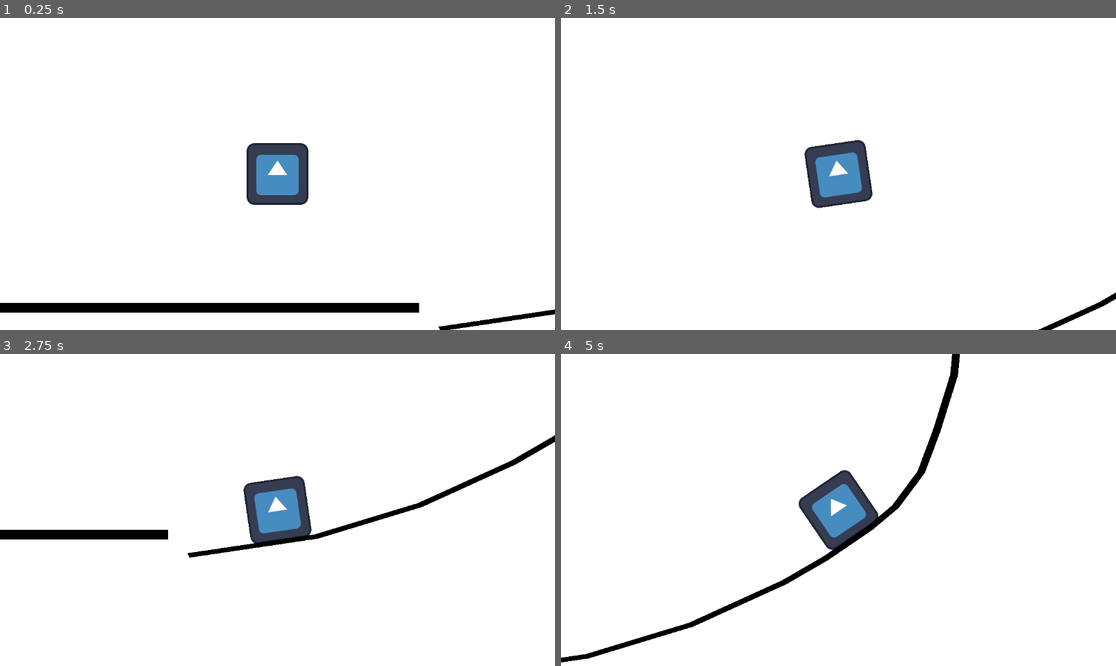
Above: before the commit, frames 1-4 (two rows, left to right).
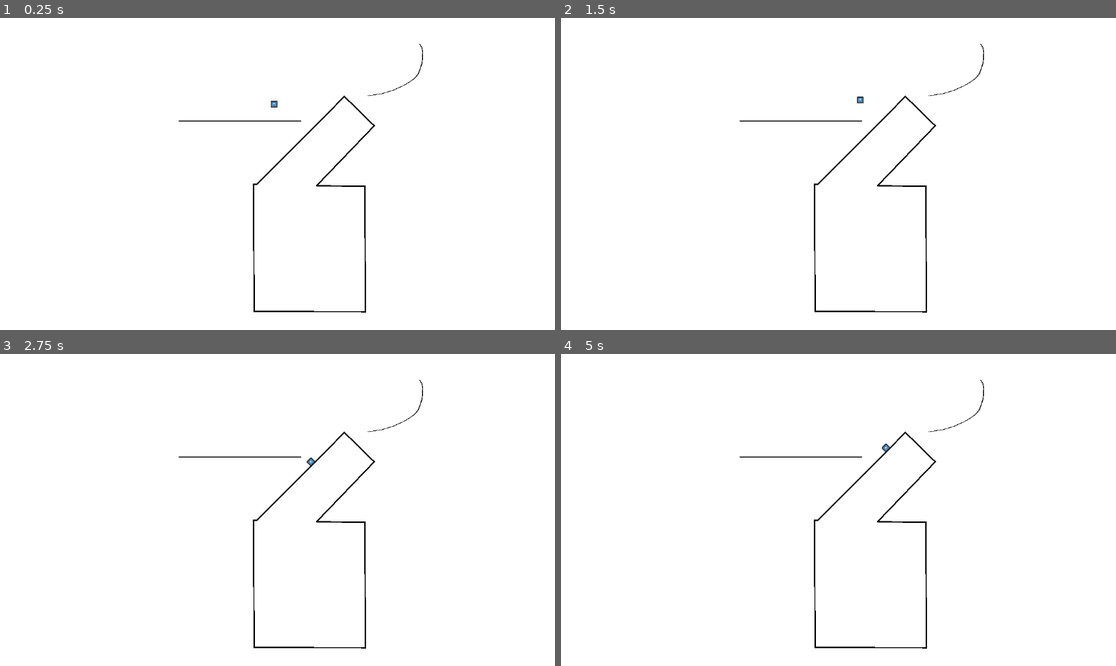
Above: after the commit, the same moments.

Repository: adelac01/gmtk-game-jam-2025
Game: Godot game, scene res://debug_room.tscn
Same seed, same stepped clock (60 frames per second), same inputs: the game is played once before the commit and once after it. The project has no main scene, so this scene is started directly. The engine's default icon, where the game draws it, is replaced by a stand-in: a white triangle on a blue panel in a dark square.
Inputs:
- Up to frame 1 (0.25 s): no input
- Up to frame 2 (1.5 s): hold D (right) from 0.53 s (still down); tap Space (jump) at 0.77 s
- Up to frame 3 (2.75 s): tap Space (jump) at 1.52 s; release D (right) at 2.03 s; hold A (left) from 2.03 s (still down)
- Up to frame 4 (5 s): release A (left) at 2.78 s; hold D (right) 2.78-4.28 s; tap Space (jump) at 3.02, 3.77, 4.52 s; hold A (left) from 4.28 s (still down)

The runs differ from the first frame. In frame 1, 5.4% of the frame differs, in the area x 0-100%, y 8-100%; in frame 2, 3.1%; in frame 3, 5.0%; in frame 4, 4.7%.

Commit message:
Slight modifications to movement logic

Diff:
--- a/debug_room.tscn
+++ b/debug_room.tscn
@@ -6,6 +6,12 @@
 
 [sub_resource type="RectangleShape2D" id="RectangleShape2D_7fsmm"]
 size = Vector2(2307, 20)
+
+[sub_resource type="RectangleShape2D" id="RectangleShape2D_isr7r"]
+size = Vector2(7.95385, 9.95069)
+
+[sub_resource type="RectangleShape2D" id="RectangleShape2D_wkie8"]
+size = Vector2(3.04691, 14.6599)
 
 [node name="DebugRoom" type="Node2D"]
 
@@ -23,12 +29,12 @@
 shape = SubResource("RectangleShape2D_7fsmm")
 
 [node name="Player" parent="." instance=ExtResource("1_isr7r")]
-position = Vector2(2013, 341)
+position = Vector2(1796, 298)
 
 [node name="Curved Angles" type="Node2D" parent="."]
 
 [node name="Line2D" type="Line2D" parent="Curved Angles"]
-position = Vector2(-1504.73, 37.6667)
+position = Vector2(-293, -485)
 scale = Vector2(1.62822, 0.958574)
 points = PackedVector2Array(2367, 682, 2530, 641, 2662, 573, 2781, 481, 2834, 429, 2890, 364, 2923, 317, 2956, 242, 2976, 151, 2998, 31, 3004, -80, 3006, -183, 2995, -269, 2970, -336)
 default_color = Color(0, 0, 0, 1)
@@ -38,3 +44,28 @@
 [node name="CollisionPolygon2D" type="CollisionPolygon2D" parent="Curved Angles/Line2D/StaticBody2D"]
 position = Vector2(-0.165837, 1.39092)
 polygon = PackedVector2Array(2368.06, 686.784, 2528.36, 647.142, 2665.94, 577.246, 2785.08, 484.4, 2837.9, 432.239, 289 …(412 unchanged characters)…
+
+[node name="Line2D" type="Line2D" parent="."]
+position = Vector2(-23971, -4960)
+scale = Vector2(10, 10)
+points = PackedVector2Array(2709.3, 514.2, 2544.7, 679.8, 2538, 680.1, 2538.9, 920.2, 2749, 920.6, 2748.1, 683.7, 2656.6, 682.9, 2765.7, 569.4)
+closed = true
+width = 2.56
+default_color = Color(0, 0, 0, 1)
+
+[node name="StaticBody2D" type="StaticBody2D" parent="Line2D"]
+
+[node name="CollisionShape2D" type="CollisionShape2D" parent="Line2D/StaticBody2D"]
+position = Vector2(2643.05, 802.196)
+scale = Vector2(26.3394, 24.3392)
+shape = SubResource("RectangleShape2D_isr7r")
+
+[node name="CollisionShape2D2" type="CollisionShape2D" parent="Line2D/StaticBody2D"]
+position = Vector2(2684.18, 597.674)
+rotation = 0.785397
+scale = Vector2(26.3394, 24.3392)
+shape = SubResource("RectangleShape2D_wkie8")
+
+[node name="Camera2D2" type="Camera2D" parent="."]
+position = Vector2(1860, 1645)
+zoom = Vector2(0.11, 0.11)
--- /dev/null
+++ b/new_curve_2d.tres
@@ -0,0 +1,3 @@
+[gd_resource type="Curve2D" format=3 uid="uid://bd1days31aqiu"]
+
+[resource]
--- a/player.gd
+++ b/player.gd
@@ -1,36 +1,34 @@
 extends CharacterBody2D
-
 
 @export var SPEED: float = 300.0
 @export var JUMP_VELOCITY: float = 400.0
 @export var GRAVITY: float = 980
+@export var ROTATION_SPEED: float = 90
 
-var player_normal_vector: Vector2
-var velocity_drop: Vector2
-
-var is_airborne: bool
-
-func _ready() -> void:
-	player_normal_vector = Vector2.UP
-	velocity_drop = Vector2.ZERO
-	is_airborne = false
+@onready var player_normal_vector: Vector2 = Vector2.UP
+@onready var velocity_drop: Vector2 = get_gravity()
+@onready var is_airborne: bool = false
+#@onready var prev_rotation: float = 0
 
 
 func _physics_process(delta: float) -> void:
 
-	var ground_normal_vector = $RayCast2D.get_collision_normal()
-	var rotation_change = player_normal_vector.angle_to(ground_normal_vector)
+	var ground_normal_vector: Vector2 = $RayCast2D.get_collision_normal()
+	var rotation_change: float = player_normal_vector.angle_to(ground_normal_vector)
 	rotation += rotation_change
+	#rotation = lerp_angle(rotation, rotation + rotation_change, 0.15)
+	#prev_rotation = rotation
 
 	set_up_direction(ground_normal_vector)
-	velocity = velocity_drop
 
 	if not is_on_floor():
 		is_airborne = true
-		velocity = velocity.rotated(rotation_change) + (-ground_normal_vector * GRAVITY * delta)
+
+		# Use the previous velocity but transformed
+		velocity = velocity_drop.rotated(rotation_change) + (-ground_normal_vector * GRAVITY * delta)
 	else:
 		is_airborne = false
-		velocity = -ground_normal_vector * GRAVITY
+		velocity = Vector2.ZERO
 
 	if Input.is_action_just_pressed("jump") && !is_airborne:
 		is_airborne = true
@@ -38,17 +36,11 @@
 
 	velocity_drop = velocity
 
-	var direction = Input.get_axis("left", "right")
+	var direction: int = Input.get_axis("left", "right")
 	if direction:
 		velocity = velocity_drop + (transform.x * direction * SPEED)
-		print(velocity_drop)
-		print(transform.x * direction * SPEED)
-		#print(velocity)
 	else:
 		velocity = velocity_drop
 
-
-	#print(velocity)
-
 	player_normal_vector = ground_normal_vector
 	move_and_slide()
--- a/player.tscn
+++ b/player.tscn
@@ -18,8 +18,6 @@
 [node name="CollisionShape2D" type="CollisionShape2D" parent="."]
 shape = SubResource("CapsuleShape2D_onrkg")
 
-[node name="Camera2D" type="Camera2D" parent="."]
-
 [node name="RayCast2D" type="RayCast2D" parent="."]
 target_position = Vector2(0, 500)
 collide_with_areas = true
Not shown: 1 places in debug_room.tscn that only renumber resources
Not shown, added: export_presets.cfg
